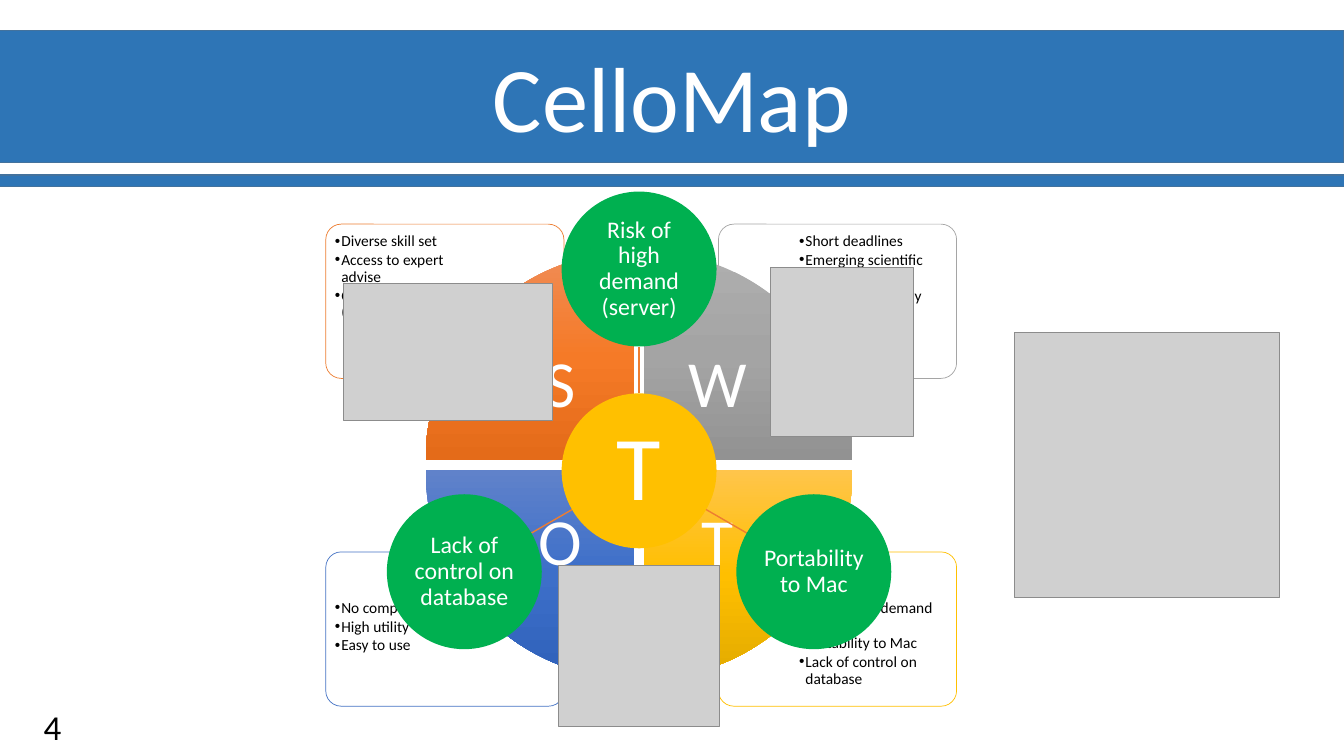
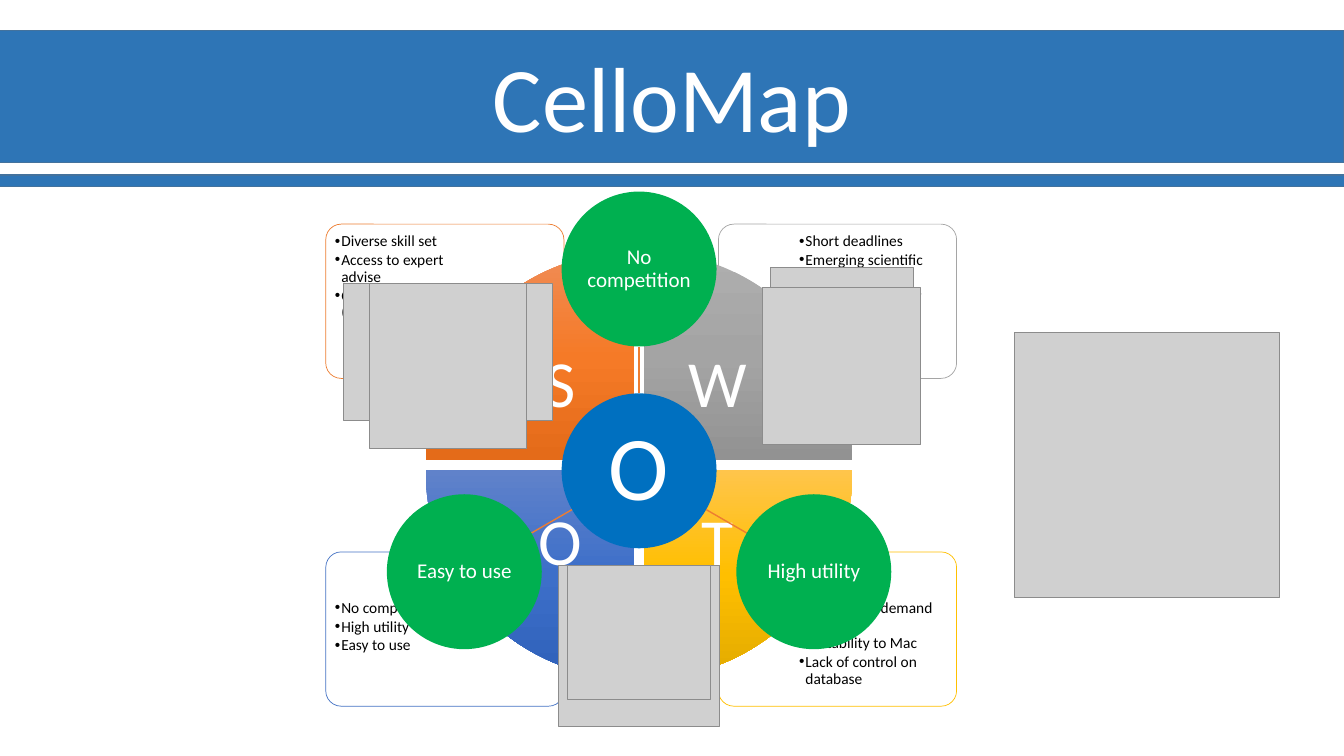
Before and after one commit to Ylefol/projet-INSERM_V5, a slide deck: slide 4 of Slides/Soutenance_Final.pptx (slide 5 before the commit). Drawn at 1344x756 pixels with LibreOffice and Linux fonts; fonts in the diff are those of the drawing; grey boxes stand for pictures; background and template pictures are left out. Boxes give left, top, right and bottom in pixels: in the first picture for what was removed or moved away, otherwise in the second. Text is boxed around its words. In the diff, an @@ line names an element or a change of style, - is before the commit and + after.

Commit message:
Update to final presentation

```diff
--- a/Slides/Soutenance_Final.pptx
+++ b/Slides/Soutenance_Final.pptx
@@ picture added at <box>369,284,526,450</box> @@
@@ picture added at <box>763,288,922,446</box> @@
@@ ellipse at <box>562,393,717,548</box>: fill #FFC000 to #0070C0 @@
@@ group added at <box>417,250,860,582</box>: 4 texts @@
+O
+No competition
+High utility
+Easy to use
@@ picture added at <box>568,566,712,701</box> @@
@@ page number at <box>44,717,62,740</box>: text changed; text colour #000000 to #FFFFFF @@
-4
+3
```
Also in this commit, not shown: 7 other slides changed, 1 slide added.
